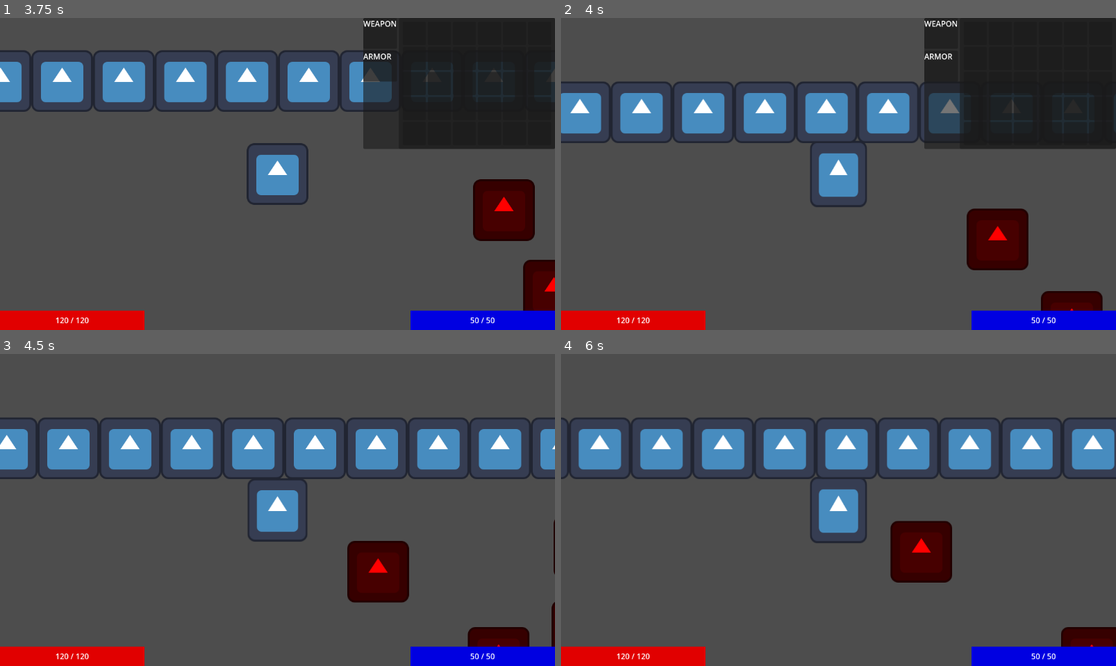
Above: before the commit, frames 1-4 (two rows, left to right).
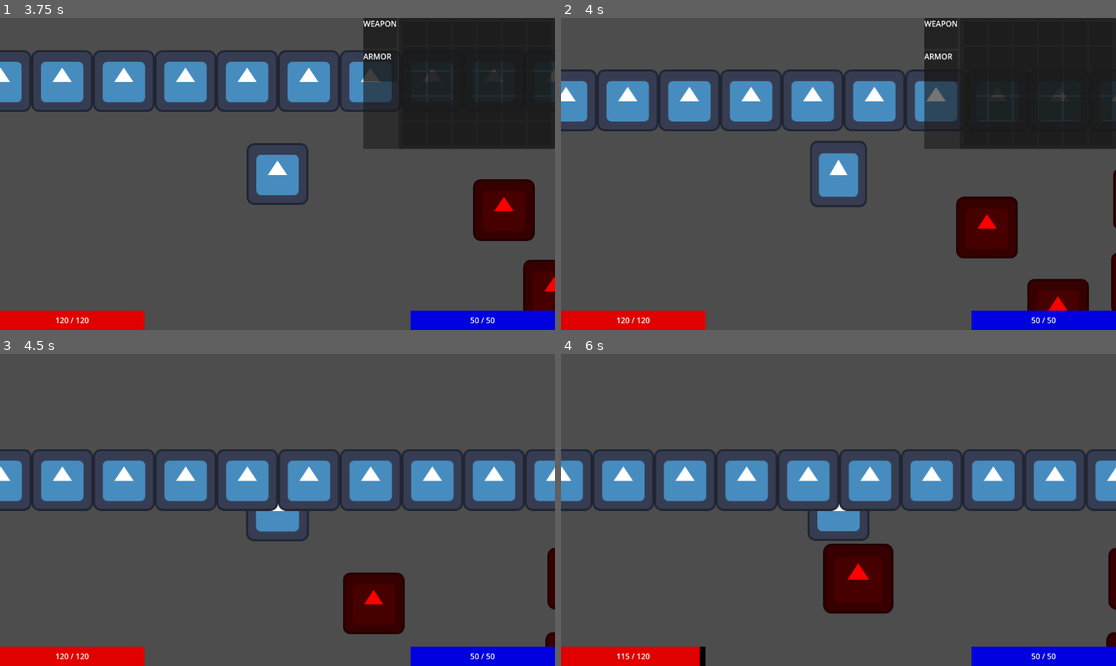
Above: after the commit, the same moments.

Repository: PietPadda/Godot_2D_ARPG
Game: Godot game, scene res://scenes/levels/main.tscn
The game is run twice, just before and just after one commit, with the same random seed, the same clock (stepped at 60 frames per second) and the same inputs. The engine's default icon, where the game draws it, is replaced by a stand-in: a white triangle on a blue panel in a dark square.
Inputs (mouse positions are in pixels of both pictures, inside the frame that each line leads up to):
- Up to frame 1 (3.75 s): tap Enter at 0.5 s; move the mouse to (399, 158) at 0.52 s; tap Space (attack) at 0.6, 2.85 s; click (399, 158) at 0.67 s; move the mouse to (166, 189) at 1.27 s; click (166, 189) at 1.35 s; move the mouse to (333, 105) at 2.02 s; tap I (toggle_character_sheet) at 2.1 s; click (333, 105) at 2.17 s; move the mouse to (377, 33) at 2.77 s; click (377, 33) at 2.92 s; move the mouse to (377, 64) at 3.52 s; press the mouse at (377, 64) at 3.53 s
- Up to frame 2 (4 s): no input
- Up to frame 3 (4.5 s): move the mouse to (416, 369) at 4.27 s; release the mouse at (416, 369) at 4.28 s; tap I (toggle_character_sheet) at 4.35 s; click (416, 369) at 4.42 s
- Up to frame 4 (6 s): move the mouse to (866, 510) at 5.02 s; tap Space (attack) at 5.1 s; click (866, 510) at 5.17 s; move the mouse to (755, 432) at 5.77 s; click (755, 432) at 5.85 s

Frame 1 is identical in both runs. In frame 2, 12% of the frame differs, in the area x 0-100%, y 16-94%; in frame 3, 23%; in frame 4, 26%, in the area x 0-100%, y 20-100%.

Commit message:
refactor(grid): improve wall detection for A* pathfinding using tile data

Diff:
--- /dev/null
+++ b/scenes/debug/debug_tile.tscn
@@ -0,0 +1,6 @@
+[gd_scene format=3 uid="uid://bqwmbhdbdr7sf"]
+
+[node name="DebugTile" type="ColorRect"]
+offset_right = 128.0
+offset_bottom = 128.0
+color = Color(0.131873, 0.367611, 1, 0.392157)
--- a/scenes/enemies/skeleton.tscn
+++ b/scenes/enemies/skeleton.tscn
@@ -72,7 +72,7 @@
 shape = SubResource("CircleShape2D_s0h66")
 
 [node name="CollisionShape2D" type="CollisionPolygon2D" parent="."]
-polygon = PackedVector2Array(-64, -51, -60, -60, -50, -64, 53, -64, 60, -59, 64, -51, 64, 52, 60, 59, 52, 64, -53, 64, -60, 59, -64, 51)
+polygon = PackedVector2Array(0, -62, 62, 0, 0, 63, -62, 0)
 
 [node name="AnimationPlayer" type="AnimationPlayer" parent="."]
 libraries = {
--- a/scenes/player/player.tscn
+++ b/scenes/player/player.tscn
@@ -163,7 +163,7 @@
 texture = ExtResource("1_8afob")
 
 [node name="CollisionShape2D" type="CollisionPolygon2D" parent="."]
-polygon = PackedVector2Array(64, 51, 59, 60, 50, 64, -52, 64, -60, 59, -64, 52, -64, -51, -61, -59, -52, -64, 51, -64, 60, -59, 64, -51)
+polygon = PackedVector2Array(0, 61, -61, 0, 0, -61, 62, 0)
 
 [node name="StatsComponent" type="Node" parent="."]
 script = ExtResource("3_lvxji")
--- a/scripts/core/grid_manager.gd
+++ b/scripts/core/grid_manager.gd
@@ -26,12 +26,6 @@
 		push_error("GridManager: TileMapLayer not set!")
 		return
 
-	# This is the physics space we will query against.
-	var space_state = tile_map_layer.get_world_2d().direct_space_state
-	# We need to configure the query parameters. We only want to check against the 'world' layer.
-	var query_params = PhysicsPointQueryParameters2D.new()
-	query_params.collision_mask = 1 # Physics Layer 1 is our "world" layer for walls.
-
 	# We get the bounding box of all painted tiles, so we know the area we need to search.
 	var map_rect = tile_map_layer.get_used_rect()
 	var walkable_cells: Array[Vector2i] = []
@@ -40,12 +34,9 @@
 	for x in range(map_rect.position.x, map_rect.end.x): # loop x cells
 		for y in range(map_rect.position.y, map_rect.end.y): # loop y cells
 			var cell = Vector2i(x, y) # cell at x:y
-			 # We get the world position of the tile's center.
-			query_params.position = map_to_world(cell)
-			# We ask the physics engine: "Is there a wall here?"
-			var result = space_state.intersect_point(query_params)
-			# If the result is empty, there's no wall. It's a "road"!
-			if result.is_empty():
+			# NEW LOGIC: A tile is walkable if it has NO tile data.
+			# get_cell_tile_data returns null if the cell is empty.
+			if not tile_map_layer.get_cell_tile_data(cell):
 				walkable_cells.append(cell)
 
 	# We go through our list of walkable roads...
--- a/scripts/levels/main.gd
+++ b/scripts/levels/main.gd
@@ -8,7 +8,12 @@
 func _ready():
 	# Give the GridManager a direct reference to our level's TileMapLayer.
 	Grid.tile_map_layer = tile_map_layer
-	# Now, tell it to build the pathfinding graph for the current level.
+	# Defer the graph building to ensure the physics server is ready.
+	call_deferred("_build_pathfinding_graph")
+
+# This function will now be called safely after the first frame.
+func _build_pathfinding_graph():
+	# Now, tell the GridManager to build the pathfinding graph for the current level.
 	Grid.build_level_graph()
 
 # This function can now be left empty or used for other inputs.
